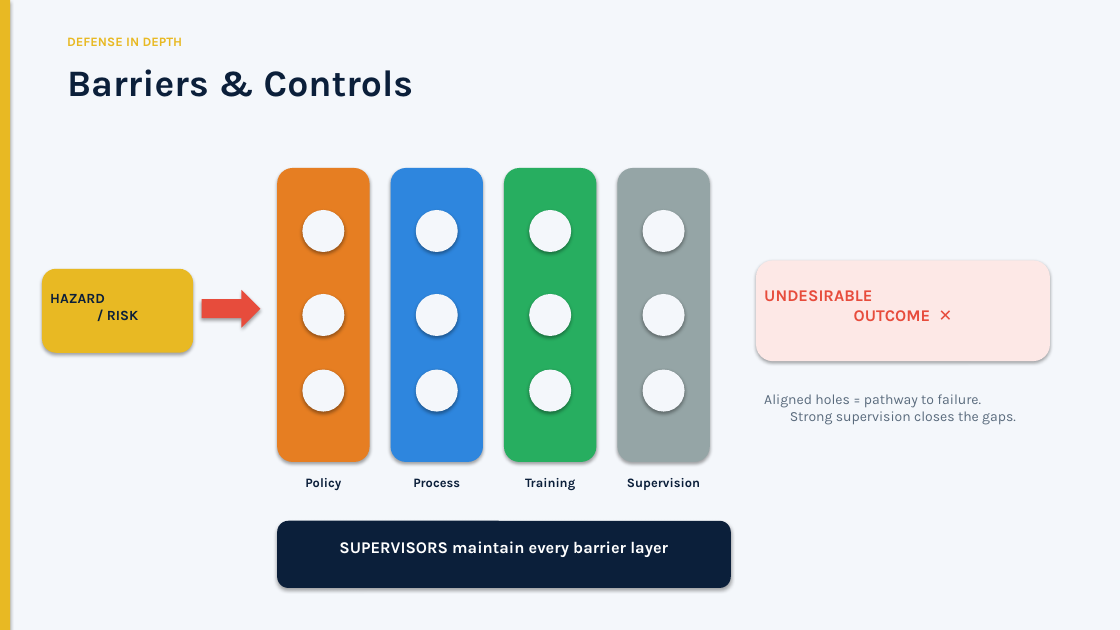
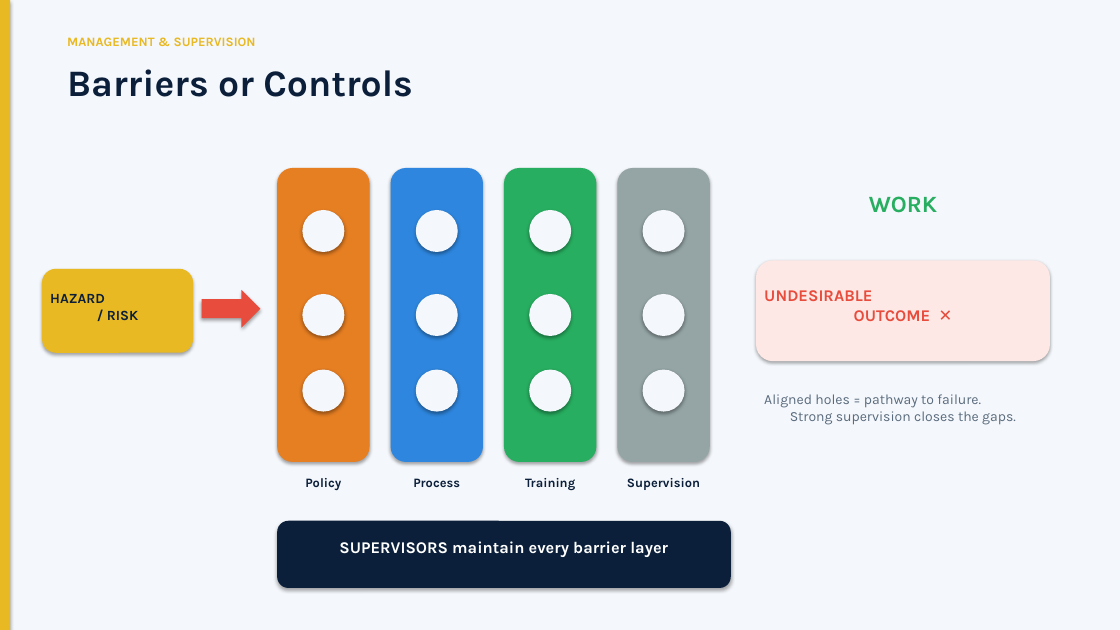
Before and after one commit to silly-beep/silly-beep, a slide deck: slide 7 of SMS_Management_Briefing.pptx. Drawn at 1120x630 pixels with LibreOffice and Linux fonts; fonts in the diff are those of the drawing. Boxes give left, top, right and bottom in pixels: in the first picture for what was removed or moved away, otherwise in the second. Text is boxed around its words. In the diff, an @@ line names an element or a change of style, - is before the commit and + after.

```diff
--- a/SMS_Management_Briefing.pptx
+++ b/SMS_Management_Briefing.pptx
@@ text at (x1=67, y1=37, x2=256, y2=46): text changed @@
-DEFENSE IN DEPTH
+MANAGEMENT & SUPERVISION
@@ text at (x1=67, y1=69, x2=413, y2=97): text changed @@
-Barriers & Controls
+Barriers or Controls
@@ text added at (x1=869, y1=196, x2=937, y2=213), 20 pt, text #27AE60, bold @@
+WORK
```
Also in this commit, not shown: 15 other slides changed, 1 other file.
